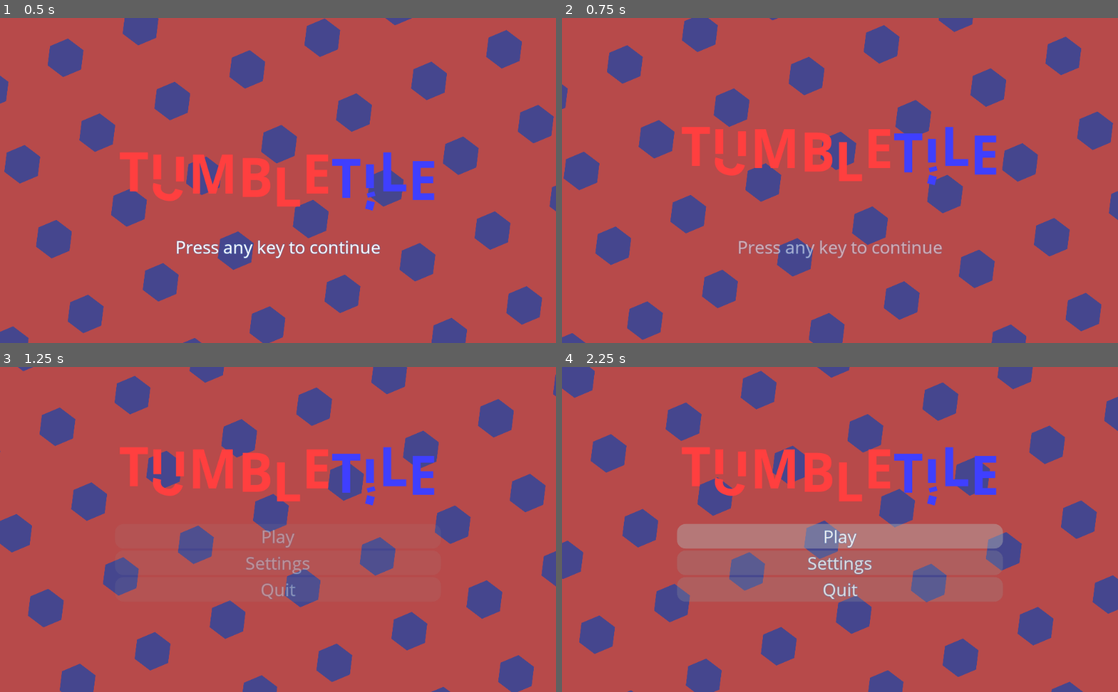
Above: before the commit, frames 1-4 (two rows, left to right).
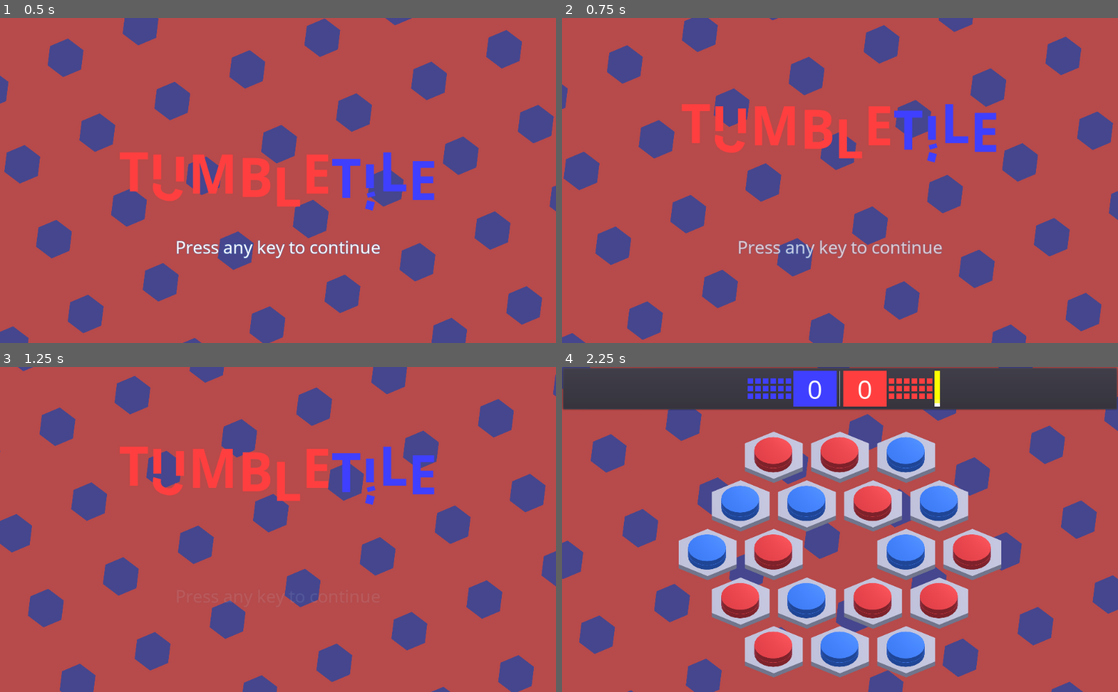
Above: after the commit, the same moments.

Repository: Syldarion/TumbleTile
Game: Godot game, scene res://scenes/MainMenu.tscn
The game is run twice, just before and just after one commit, with the same random seed, the same clock (stepped at 60 frames per second) and the same inputs. This scene is started directly instead of the project's main scene.
Inputs (mouse positions are in pixels of both pictures, inside the frame that each line leads up to):
- Up to frame 1 (0.5 s): no input
- Up to frame 2 (0.75 s): tap Enter at 0.5 s; move the mouse to (962, 164) at 0.52 s; click (962, 164) at 0.67 s
- Up to frame 3 (1.25 s): no input
- Up to frame 4 (2.25 s): click (840, 562) at 1.25 s, where only the run before the commit has a clickable "Settings"; click (840, 536) at 2 s, where only the run before the commit has a clickable "Play"

Frame 1 is identical in both runs. In frame 2, 5.1% of the frame differs, in the area x 21-79%, y 26-74%; in frame 3, 0.8%; in frame 4, 40%, in the area x 0-100%, y 0-96%.

Commit message:
Added functionality to main menu
Main menu now has some functionality. Can click through to play
locally in the existing game scene or quit the game.

Diff:
--- a/scenes/MainMenu.tscn
+++ b/scenes/MainMenu.tscn
@@ -18,7 +18,8 @@
 "_edit_use_anchors_": false
 }
 logo_lerp_end = Vector2( 0, -100 )
-logo_lerp_speed = 0.5
+logo_lerp_speed = 0.8
+container_fade_speed = 0.4
 
 [node name="GameBackground" type="CanvasLayer" parent="."]
 layer = -1
@@ -57,7 +58,6 @@
 
 [node name="MenuContainer" type="VBoxContainer" parent="MenuUI"]
 visible = false
-modulate = Color( 0, 0, 0, 0 )
 anchor_left = 0.5
 anchor_top = 0.5
 anchor_right = 0.5
@@ -72,19 +72,88 @@
 "_edit_use_anchors_": false
 }
 
-[node name="PlayButton" type="Button" parent="MenuUI/MenuContainer"]
+[node name="PlayLocalButton" type="Button" parent="MenuUI/MenuContainer"]
 margin_right = 600.0
 margin_bottom = 45.0
-text = "Play"
+text = "Play Local"
 
-[node name="SettingsButton" type="Button" parent="MenuUI/MenuContainer"]
+[node name="PlayOnlineButton" type="Button" parent="MenuUI/MenuContainer"]
 margin_top = 49.0
 margin_right = 600.0
 margin_bottom = 94.0
+disabled = true
+text = "Play Online"
+
+[node name="SettingsButton" type="Button" parent="MenuUI/MenuContainer"]
+margin_top = 98.0
+margin_right = 600.0
+margin_bottom = 143.0
 text = "Settings"
 
 [node name="QuitButton" type="Button" parent="MenuUI/MenuContainer"]
-margin_top = 98.0
+margin_top = 147.0
 margin_right = 600.0
-margin_bottom = 143.0
+margin_bottom = 192.0
 text = "Quit"
+
+[node name="OnlinePlayMenuContainer" type="VBoxContainer" parent="MenuUI"]
+visible = false
+anchor_left = 0.5
+anchor_top = 0.5
+anchor_right = 0.5
+anchor_bottom = 0.5
+margin_left = -300.0
+margin_top = -10.0
+margin_right = 300.0
+margin_bottom = 10.0
+mouse_filter = 2
+theme = ExtResource( 3 )
+__meta__ = {
+"_edit_use_anchors_": false
+}
+
+[node name="PlayerNameInput" type="LineEdit" parent="MenuUI/OnlinePlayMenuContainer"]
+margin_right = 600.0
+margin_bottom = 53.0
+placeholder_text = "Player Name"
+
+[node name="IPAddressInput" type="LineEdit" parent="MenuUI/OnlinePlayMenuContainer"]
+margin_top = 57.0
+margin_right = 600.0
+margin_bottom = 110.0
+placeholder_text = "Host IP Address"
+
+[node name="HBoxContainer" type="HBoxContainer" parent="MenuUI/OnlinePlayMenuContainer"]
+margin_top = 114.0
+margin_right = 600.0
+margin_bottom = 159.0
+alignment = 1
+
+[node name="HostButton" type="Button" parent="MenuUI/OnlinePlayMenuContainer/HBoxContainer"]
+margin_right = 298.0
+margin_bottom = 45.0
+size_flags_horizontal = 3
+size_flags_vertical = 3
+text = "Host Game"
+
+[node name="JoinButton" type="Button" parent="MenuUI/OnlinePlayMenuContainer/HBoxContainer"]
+margin_left = 302.0
+margin_right = 600.0
+margin_bottom = 45.0
+size_flags_horizontal = 3
+size_flags_vertical = 3
+text = "Join Game"
+
+[node name="OnlineBackButton" type="Button" parent="MenuUI/OnlinePlayMenuContainer"]
+margin_top = 163.0
+margin_right = 600.0
+margin_bottom = 208.0
+text = "Back"
+
+[connection signal="pressed" from="MenuUI/MenuContainer/PlayLocalButton" to="." method="_on_PlayLocalButton_pressed"]
+[connection signal="pressed" from="MenuUI/MenuContainer/PlayOnlineButton" to="." method="_on_PlayOnlineButton_pressed"]
+[connection signal="pressed" from="MenuUI/MenuContainer/SettingsButton" to="." method="_on_SettingsButton_pressed"]
+[connection signal="pressed" from="MenuUI/MenuContainer/QuitButton" to="." method="_on_QuitButton_pressed"]
+[connection signal="pressed" from="MenuUI/OnlinePlayMenuContainer/HBoxContainer/HostButton" to="." method="_on_HostButton_pressed"]
+[connection signal="pressed" from="MenuUI/OnlinePlayMenuContainer/HBoxContainer/JoinButton" to="." method="_on_JoinButton_pressed"]
+[connection signal="pressed" from="MenuUI/OnlinePlayMenuContainer/OnlineBackButton" to="." method="_on_OnlineBackButton_pressed"]
--- a/scripts/main_menu.gd
+++ b/scripts/main_menu.gd
@@ -3,13 +3,16 @@
 export(Vector2) var logo_lerp_start
 export(Vector2) var logo_lerp_end
 export(float) var logo_lerp_speed
+export(float) var container_fade_speed
 
 onready var game_background = $GameBackground/GameBackground as TextureRect
 onready var game_logo = $MenuUI/GameLogo as TextureRect
 onready var tweener = $MenuUI/Tween as Tween
 onready var menu_container = $MenuUI/MenuContainer as VBoxContainer
 onready var continue_label = $MenuUI/PressToContinueLabel as Label
+onready var online_play_container = $MenuUI/OnlinePlayMenuContainer as VBoxContainer
 
+var active_container = null
 var waiting_to_continue
 var moving_logo
 var moving_logo_time
@@ -33,13 +36,55 @@
 
 func start_shift_logo():
 	tweener.interpolate_property(continue_label, "modulate", Color.white, Color(1, 1, 1, 0), logo_lerp_speed)
-	tweener.interpolate_property(game_logo, "rect_position", logo_lerp_start, logo_lerp_end, logo_lerp_speed)
+	tweener.interpolate_property(game_logo, "rect_position", logo_lerp_start, logo_lerp_end, logo_lerp_speed, Tween.TRANS_BACK, Tween.EASE_OUT)
 	if not tweener.is_active():
 		tweener.start()
 	yield(tweener, "tween_all_completed")
-	menu_container.visible = true
-	tweener.interpolate_property(menu_container, "modulate", Color(1, 1, 1, 0), Color.white, logo_lerp_speed)
+	yield(switch_active_container(menu_container), "completed")
+
+func switch_active_container(next_container):
+	if active_container:
+		tweener.interpolate_property(active_container, "modulate", Color.white, Color(1, 1, 1, 0), container_fade_speed)
+		if not tweener.is_active():
+			tweener.start()
+		yield(tweener, "tween_all_completed")
+		active_container.visible = false
+		active_container.mouse_filter = Control.MOUSE_FILTER_IGNORE
+	active_container = next_container
+	active_container.visible = true
+	active_container.modulate = Color(1, 1, 1, 0)
+	tweener.interpolate_property(active_container, "modulate", Color(1, 1, 1, 0), Color.white, container_fade_speed)
 	if not tweener.is_active():
 		tweener.start()
 	yield(tweener, "tween_all_completed")
-	menu_container.mouse_filter = Control.MOUSE_FILTER_PASS
+	active_container.mouse_filter = Control.MOUSE_FILTER_PASS
+
+func open_online_play_menu():
+	switch_active_container(online_play_container)
+
+func open_settings_menu():
+	pass
+
+func switch_from_online_to_main_menu():
+	switch_active_container(menu_container)
+
+func _on_SettingsButton_pressed():
+	open_settings_menu()
+
+func _on_QuitButton_pressed():
+	get_tree().notification(MainLoop.NOTIFICATION_WM_QUIT_REQUEST)
+
+func _on_PlayLocalButton_pressed():
+	get_tree().change_scene("res://scenes/Game.tscn")
+
+func _on_PlayOnlineButton_pressed():
+	open_online_play_menu()
+
+func _on_HostButton_pressed():
+	pass # Replace with function body.
+
+func _on_JoinButton_pressed():
+	pass # Replace with function body.
+
+func _on_OnlineBackButton_pressed():
+	switch_from_online_to_main_menu()
--- a/tumbletile_ui_theme.tres
+++ b/tumbletile_ui_theme.tres
@@ -1,30 +1,9 @@
-[gd_resource type="Theme" load_steps=9 format=2]
+[gd_resource type="Theme" load_steps=11 format=2]
 
 [ext_resource path="res://fonts/OpenSans-Regular.ttf" type="DynamicFontData" id=1]
 
-[sub_resource type="DynamicFont" id=1]
-size = 32
-outline_size = 1
-outline_color = Color( 0.309804, 0.54902, 0.827451, 0.498039 )
-use_filter = true
-font_data = ExtResource( 1 )
-
-[sub_resource type="StyleBoxFlat" id=6]
+[sub_resource type="StyleBoxFlat" id=2]
 bg_color = Color( 0.6, 0.6, 0.6, 0.25098 )
-corner_radius_top_left = 16
-corner_radius_top_right = 16
-corner_radius_bottom_right = 16
-corner_radius_bottom_left = 16
-
-[sub_resource type="StyleBoxFlat" id=7]
-bg_color = Color( 0.6, 0.6, 0.6, 0.25098 )
-corner_radius_top_left = 16
-corner_radius_top_right = 16
-corner_radius_bottom_right = 16
-corner_radius_bottom_left = 16
-
-[sub_resource type="StyleBoxFlat" id=2]
-bg_color = Color( 0.839216, 0.839216, 0.839216, 0.25098 )
 corner_radius_top_left = 16
 corner_radius_top_right = 16
 corner_radius_bottom_right = 16
@@ -38,13 +17,69 @@
 corner_radius_bottom_left = 16
 
 [sub_resource type="StyleBoxFlat" id=4]
+bg_color = Color( 0.839216, 0.839216, 0.839216, 0.25098 )
+corner_radius_top_left = 16
+corner_radius_top_right = 16
+corner_radius_bottom_right = 16
+corner_radius_bottom_left = 16
+
+[sub_resource type="StyleBoxFlat" id=5]
 bg_color = Color( 0.6, 0.6, 0.6, 0.25098 )
 corner_radius_top_left = 16
 corner_radius_top_right = 16
 corner_radius_bottom_right = 16
 corner_radius_bottom_left = 16
 
-[sub_resource type="DynamicFont" id=5]
+[sub_resource type="StyleBoxFlat" id=6]
+bg_color = Color( 0.6, 0.6, 0.6, 0.25098 )
+corner_radius_top_left = 16
+corner_radius_top_right = 16
+corner_radius_bottom_right = 16
+corner_radius_bottom_left = 16
+
+[sub_resource type="StyleBoxFlat" id=9]
+content_margin_left = 16.0
+content_margin_right = 16.0
+bg_color = Color( 0.6, 0.6, 0.6, 0.25098 )
+border_width_left = 4
+border_width_top = 4
+border_width_right = 4
+border_width_bottom = 4
+border_color = Color( 0.8, 0.8, 0.8, 0.501961 )
+corner_radius_top_left = 16
+corner_radius_top_right = 16
+corner_radius_bottom_right = 16
+corner_radius_bottom_left = 16
+
+[sub_resource type="StyleBoxFlat" id=7]
+content_margin_left = 16.0
+content_margin_right = 16.0
+bg_color = Color( 0.6, 0.6, 0.6, 0.25098 )
+border_width_left = 4
+border_width_top = 4
+border_width_right = 4
+border_width_bottom = 4
+border_color = Color( 0.8, 0.8, 0.8, 0.501961 )
+corner_radius_top_left = 16
+corner_radius_top_right = 16
+corner_radius_bottom_right = 16
+corner_radius_bottom_left = 16
+
+[sub_resource type="StyleBoxFlat" id=10]
+content_margin_left = 16.0
+content_margin_right = 16.0
+bg_color = Color( 0.25098, 0.25098, 0.25098, 0.25098 )
+border_width_left = 4
+border_width_top = 4
+border_width_right = 4
+border_width_bottom = 4
+border_color = Color( 0.8, 0.8, 0.8, 0.501961 )
+corner_radius_top_left = 16
+corner_radius_top_right = 16
+corner_radius_bottom_right = 16
+corner_radius_bottom_left = 16
+
+[sub_resource type="DynamicFont" id=8]
 size = 32
 outline_size = 1
 outline_color = Color( 0.309804, 0.54902, 0.827451, 0.498039 )
@@ -52,17 +87,18 @@
 font_data = ExtResource( 1 )
 
 [resource]
+default_font = SubResource( 8 )
 Button/colors/font_color = Color( 0.88, 0.88, 0.88, 1 )
 Button/colors/font_color_disabled = Color( 0.9, 0.9, 0.9, 0.2 )
 Button/colors/font_color_hover = Color( 0.94, 0.94, 0.94, 1 )
 Button/colors/font_color_pressed = Color( 1, 1, 1, 1 )
 Button/constants/hseparation = 2
-Button/fonts/font = SubResource( 1 )
-Button/styles/disabled = SubResource( 6 )
-Button/styles/focus = SubResource( 7 )
-Button/styles/hover = SubResource( 2 )
-Button/styles/normal = SubResource( 3 )
-Button/styles/pressed = SubResource( 4 )
+Button/fonts/font = null
+Button/styles/disabled = SubResource( 2 )
+Button/styles/focus = SubResource( 3 )
+Button/styles/hover = SubResource( 4 )
+Button/styles/normal = SubResource( 5 )
+Button/styles/pressed = SubResource( 6 )
 Label/colors/font_color = Color( 1, 1, 1, 1 )
 Label/colors/font_color_shadow = Color( 0, 0, 0, 0 )
 Label/colors/font_outline_modulate = Color( 1, 1, 1, 1 )
@@ -70,5 +106,18 @@
 Label/constants/shadow_as_outline = 0
 Label/constants/shadow_offset_x = 1
 Label/constants/shadow_offset_y = 1
-Label/fonts/font = SubResource( 5 )
+Label/fonts/font = null
 Label/styles/normal = null
+LineEdit/colors/clear_button_color = Color( 0.88, 0.88, 0.88, 1 )
+LineEdit/colors/clear_button_color_pressed = Color( 1, 1, 1, 1 )
+LineEdit/colors/cursor_color = Color( 0.94, 0.94, 0.94, 1 )
+LineEdit/colors/font_color = Color( 0.88, 0.88, 0.88, 1 )
+LineEdit/colors/font_color_selected = Color( 0, 0, 0, 1 )
+LineEdit/colors/font_color_uneditable = Color( 0.88, 0.88, 0.88, 0.5 )
+LineEdit/colors/selection_color = Color( 0.49, 0.49, 0.49, 1 )
+LineEdit/constants/minimum_spaces = 12
+LineEdit/fonts/font = null
+LineEdit/icons/clear = null
+LineEdit/styles/focus = SubResource( 9 )
+LineEdit/styles/normal = SubResource( 7 )
+LineEdit/styles/read_only = SubResource( 10 )
